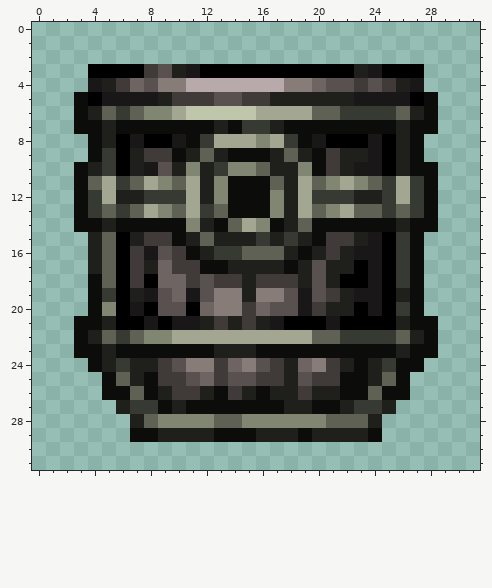
Pixel-art sprite, stored at content/Entities/Structures/Industry/Crucible/crucible.large.00.png. This is how it looked before the edit.
The file is 32x32 pixels. Colours within 5 levels of each other are drawn and written as one.
After the commit:
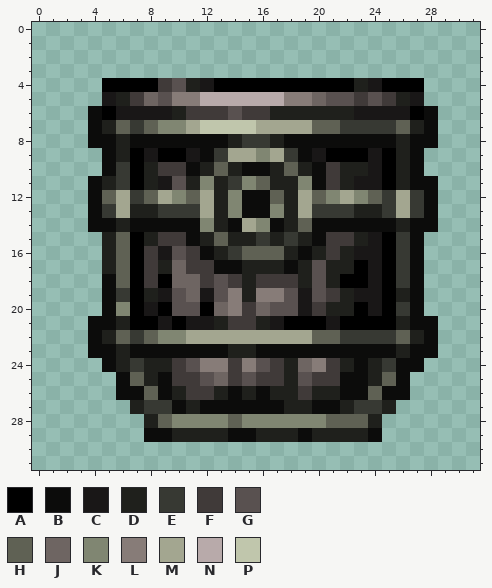
Palette (. is transparent): A #000000  B #0c0c0b  C #191717  D #1f201c  E #373933  F #403a39  G #595150  H #5f6154  J #6e6562  K #808672  L #877c78  M #a3a690  N #b8aaaa  P #c0c6ac
The exact change:
{"y":3,"x":4,"old":"AAAAFGDCAAAAAAAAAAADCAAA","new":"........................"}
{"y":4,"x":4,"old":"CDFJGLLNNNNNNNLLJGGFGFDC","new":".AAAAFGDCAAAAAAAAAADCAAA"}
{"y":5,"x":3,"old":"BA","new":".."}
{"y":5,"x":6,"old":"CCCDFFFGGFFDDDDDDCCCCAB","new":"DFJGLLNNNNNNLLJGGFGFDC."}
{"y":6,"x":3,"old":"BDHEHKKMPPPPPMMMMHHEEEEHD","new":".BACCCCDFFFGFFDDDDDDCCCCA"}
{"y":7,"x":3,"old":"B","new":"."}
{"y":7,"x":6,"old":"BBBBBBBDBEEDBBBBBBBBDB","new":"HEHKKMPPPPMMMMHHEEEEHD"}
{"y":8,"x":5,"old":"DACAAC","new":"BDBBBB"}
{"y":8,"x":12,"old":"EMMMKME","new":"BBDEEDB"}
{"y":8,"x":20,"old":"CAAACA","new":"BBBBBB"}
{"y":8,"x":28,"old":".","new":"B"}
{"y":9,"x":4,"old":"BEADFFBDHDBBBDHDBFDD","new":".BDACAACBEMMKMEBCAAA"}
{"y":10,"x":3,"old":"BDEADCGDK","new":"..BEADFFB"}
{"y":10,"x":13,"old":"EKKH","new":"HDBB"}
{"y":10,"x":18,"old":"DK","new":"HD"}
{"y":10,"x":23,"old":"C","new":"D"}
{"y":10,"x":28,"old":"B","new":"."}
{"y":11,"x":3,"old":"BHM","new":".BD"}
{"y":11,"x":7,"old":"HMKHMDKBBBH","new":"ADCGDKDEKHD"}
{"y":11,"x":19,"old":"MHKMKHEME","new":"KBFDCCADB"}
{"y":12,"x":3,"old":"BEMDDEEEMDKB","new":".BHMEHMKHMDK"}
{"y":12,"x":17,"old":"K","new":"H"}
{"y":12,"x":20,"old":"EEEDD","new":"HKMKH"}
{"y":13,"x":3,"old":"BEHEHMKHMEHB","new":".BEMDDEEEMDK"}
{"y":13,"x":20,"old":"HKMHH","new":"EEEDD"}
{"y":13,"x":26,"old":"H","new":"M"}
{"y":14,"x":3,"old":"B","new":"."}
{"y":14,"x":5,"old":"DB","new":"BD"}
{"y":14,"x":11,"old":"KDBH","new":"BKDB"}
{"y":15,"x":4,"old":"DHADF","new":".DHAD"}
{"y":15,"x":10,"old":"BDHD","new":"FBDH"}
{"y":16,"x":4,"old":"DHAFCGFBDE","new":".DHAFCGFBD"}
{"y":17,"x":4,"old":"DHAFDJF","new":".DHAFDJ"}
{"y":17,"x":12,"old":"B","new":"F"}
{"y":17,"x":14,"old":"D","new":"B"}
{"y":18,"x":4,"old":"BHAFAJ","new":".BHAFA"}
{"y":18,"x":11,"old":"FGF","new":"JFG"}
{"y":19,"x":4,"old":"BEADCGJCGL","new":".BEADCGJCG"}
{"y":20,"x":4,"old":"BKACAG","new":".BKACA"}
{"y":20,"x":11,"old":"AJL","new":"GAJ"}
{"y":21,"x":3,"old":"B","new":"."}
{"y":21,"x":5,"old":"DA","new":"BD"}
{"y":21,"x":8,"old":"CAC","new":"ACA"}
{"y":21,"x":12,"old":"DFD","new":"CDF"}
{"y":22,"x":3,"old":"BDHEHK","new":".BDHEH"}
{"y":22,"x":10,"old":"M","new":"K"}
{"y":23,"x":3,"old":"B","new":"."}
{"y":23,"x":5,"old":"DB","new":"BD"}
{"y":23,"x":13,"old":"D","new":"B"}
{"y":24,"x":4,"old":"BDED","new":".BDE"}
{"y":24,"x":9,"old":"FGL","new":"DFG"}
{"y":24,"x":13,"old":"FJ","new":"LF"}
{"y":25,"x":5,"old":"BHDBF","new":".BHDB"}
{"y":25,"x":11,"old":"GJFG","new":"FGJF"}
{"y":26,"x":5,"old":"B","new":"."}
{"y":26,"x":7,"old":"HBDF","new":"BHBD"}
{"y":26,"x":12,"old":"DBF","new":"FDB"}
{"y":27,"x":6,"old":"DE","new":".D"}
{"y":27,"x":9,"old":"BDB","new":"EBD"}
{"y":28,"x":7,"old":"DHK","new":".DH"}
{"y":28,"x":13,"old":"H","new":"K"}
{"y":29,"x":7,"old":"B","new":"."}
{"y":29,"x":9,"old":"D","new":"B"}
{"y":29,"x":13,"old":"B","new":"D"}
{"label":"changed","picture_box":[74,64,438,442]}
